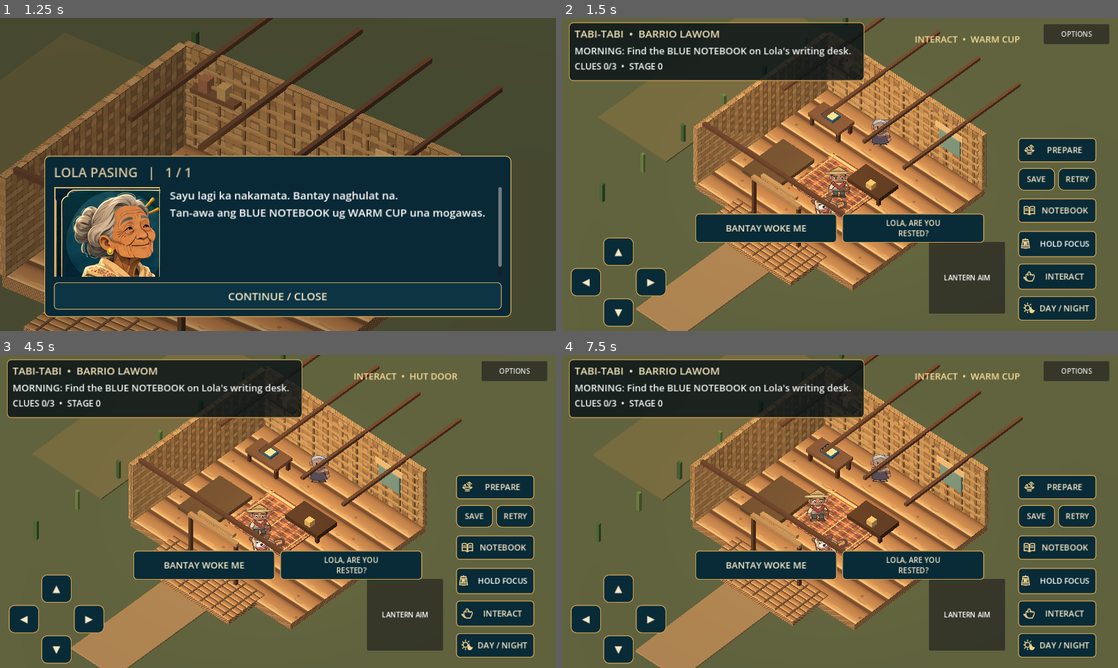
Above: before the commit, frames 1-4 (two rows, left to right).
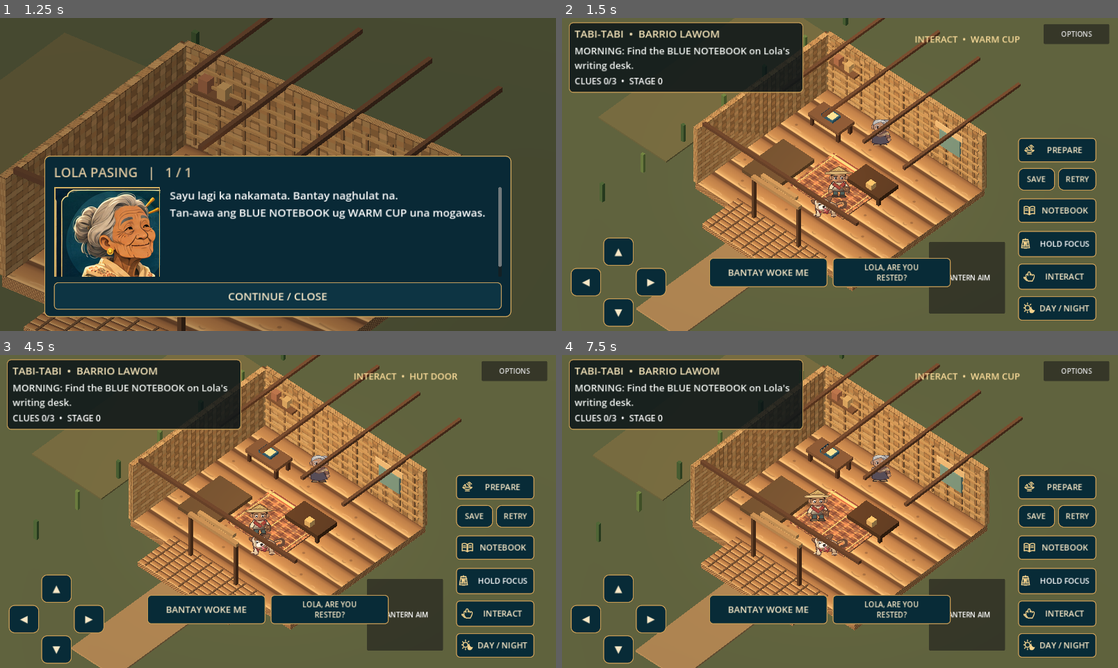
Above: after the commit, the same moments.

Repository: LokiJ07/Tabi-tabi
Game: Godot game, scene res://scenes/title.tscn
The game is run twice, just before and just after one commit, with the same random seed, the same clock (stepped at 60 frames per second) and the same inputs.
Inputs (mouse positions are in pixels of both pictures, inside the frame that each line leads up to):
- Up to frame 1 (1.25 s): click "START GAME" at 0.5 s
- Up to frame 2 (1.5 s): tap Enter (ui_accept) at 1.25 s; move the mouse to (962, 158) at 1.27 s; hold Right (ui_right) from 1.28 s (still down); click (962, 158) at 1.42 s
- Up to frame 3 (4.5 s): tap Enter (ui_accept) at 1.52, 4.25 s; release Right (ui_right) at 2 s; drag from (166, 527) to (250, 574) at 2.02 s; move the mouse to (333, 442) at 2.77 s; hold Right (ui_right) 2.78-3.5 s; drag from (250, 574) to (111, 464) at 3.52 s; move the mouse to (444, 558) at 4.27 s; hold Left (ui_left) from 4.28 s (still down)
- Up to frame 4 (7.5 s): tap Enter (ui_accept) at 4.52, 7.25 s; release Left (ui_left) at 5 s; drag from (673, 464) to (756, 433) at 5.02 s; move the mouse to (867, 511) at 5.77 s; hold Down (ui_down) 5.78-6.5 s; click (867, 511) at 5.92 s; drag from (756, 433) to (728, 527) at 6.52 s; move the mouse to (962, 495) at 7.27 s; hold Up (ui_up) from 7.28 s (still down)

Frame 1 is identical in both runs. In frame 2, 13% of the frame differs, in the area x 1-76%, y 1-86%; in frame 3, 13%; in frame 4, 13%.

Commit message:
ui(night1): reveal more of Lola's artwork with compact quest card and lower, centered dialogue choices

Diff:
--- a/scripts/main.gd
+++ b/scripts/main.gd
@@ -697,7 +697,7 @@
 	status_panel = PanelContainer.new()
 	status_panel.name = "QuestStatusCard"
 	status_panel.anchor_left = 0.0
-	status_panel.anchor_right = 0.55
+	status_panel.anchor_right = 0.44  # keep the world visible beside the objective
 	status_panel.anchor_top = 0.0
 	status_panel.anchor_bottom = 0.0
 	status_panel.offset_left = 16.0
@@ -802,12 +802,13 @@
 	# with the edge-mounted controls, including on large text settings.
 	var choice_bar := HBoxContainer.new()
 	choice_bar.name = "StoryActionsBar"
-	choice_bar.anchor_left = 0.24
-	choice_bar.anchor_right = 0.76
+	# Choices stay in the lower center clear of hut furniture and right HUD.
+	choice_bar.anchor_left = 0.265
+	choice_bar.anchor_right = 0.70
 	choice_bar.anchor_top = 1.0
 	choice_bar.anchor_bottom = 1.0
-	choice_bar.offset_top = -270
-	choice_bar.offset_bottom = -203
+	choice_bar.offset_top = -168
+	choice_bar.offset_bottom = -101
 	choice_bar.add_theme_constant_override("separation", 12)
 	choice_bar.alignment = BoxContainer.ALIGNMENT_CENTER
 	gameplay_hud.add_child(choice_bar)
